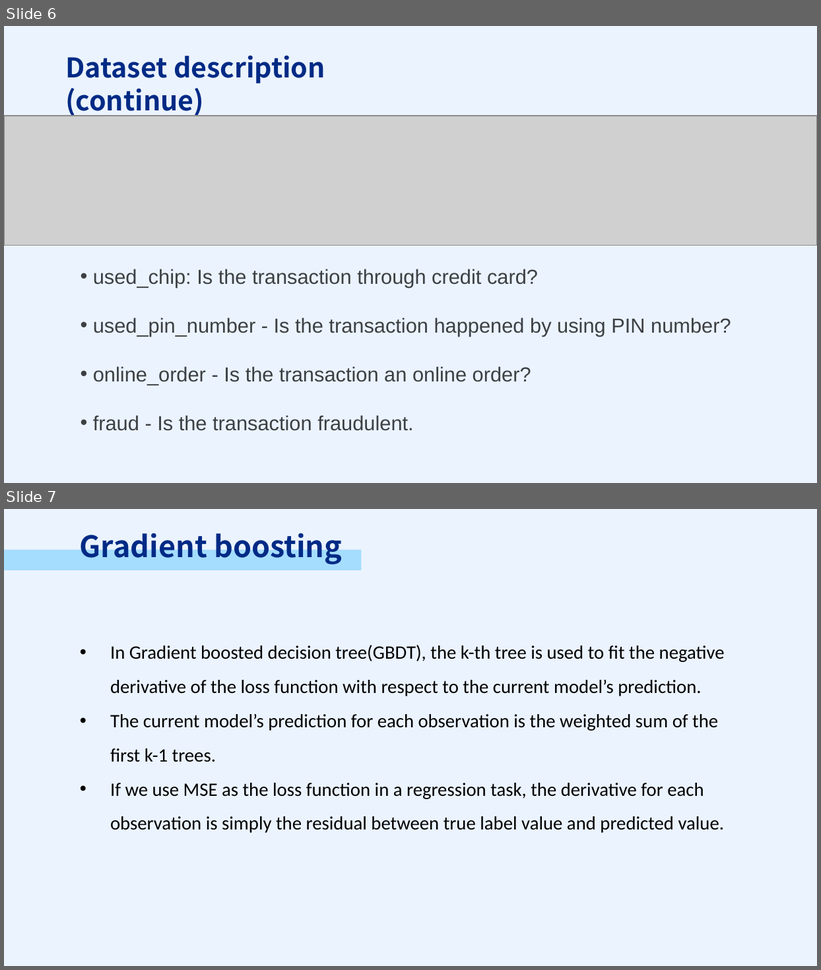
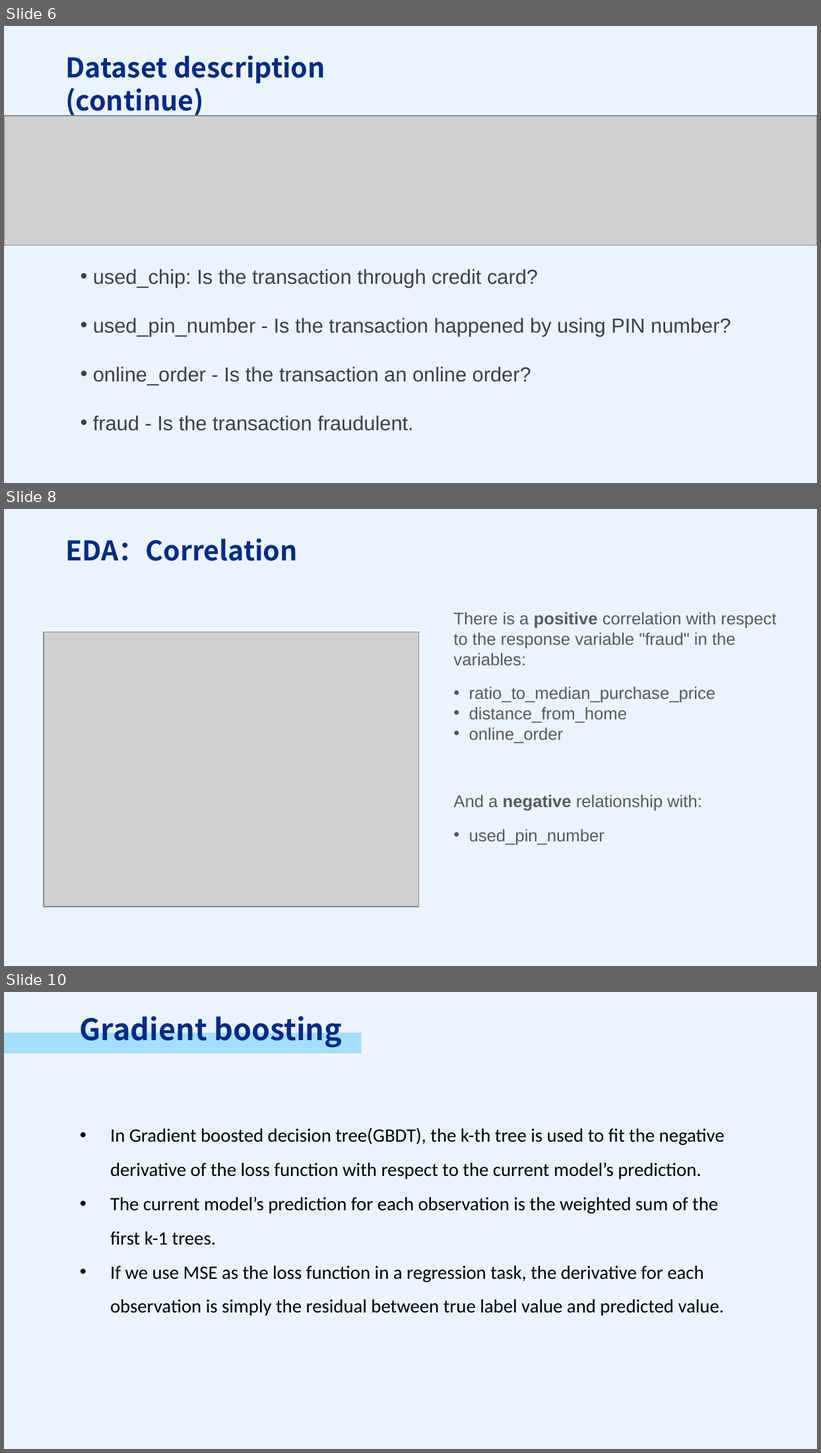
Before and after one commit to PSTAT197-F23/PSTAT197A_FP_Group1, a slide deck: scripts/drafts/PRESENTATION.pptx. Shown one above the other, each under a label of ours: slides 6 and 7 before the commit, slides 6, 8 and 10 after it; the slides between them are not shown. The pictures are 821x970 and 821x1453 pixels, drawn with LibreOffice and Linux fonts; fonts in the diff are those of the drawing; grey boxes stand for pictures. Boxes give left, top, right and bottom in pixels: in the first picture for what was removed or moved away, otherwise in the second. Text is boxed around its words. In the diff, an @@ line names an element or a change of style, - is before the commit and + after.

```diff
--- a/scripts/drafts/PRESENTATION.pptx
+++ b/scripts/drafts/PRESENTATION.pptx
@@ slide 8 added at (x1=4, y1=509, x2=817, y2=966), background #EBF3FE @@
@@ text added at (x1=65, y1=538, x2=298, y2=561), 24 pt, text #002A85, bold @@
+EDA：Correlation
@@ text added at (x1=453, y1=612, x2=776, y2=846), 15 pt, text #595959 @@
+There is a positive correlation with respect to the response variable "fraud" in the variables:
+• ratio_to_median_purchase_price
+• distance_from_home
+• online_order
+And a negative relationship with:
+• used_pin_number
@@ picture added at (x1=44, y1=632, x2=420, y2=906) @@
@@ what was slide 7 is now slide 10 @@
```
Also in this commit, not shown: 2 other slides added.
